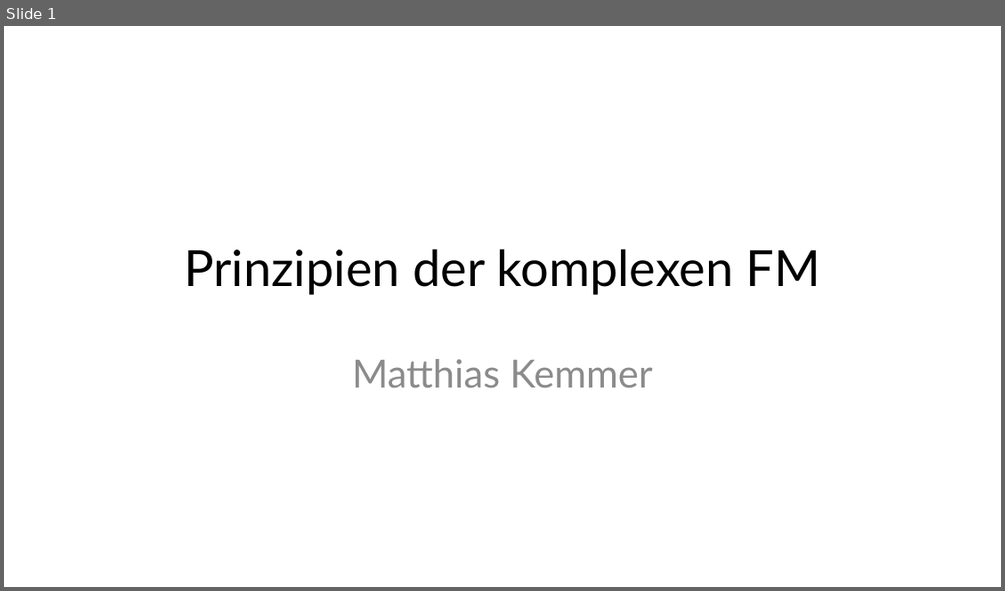
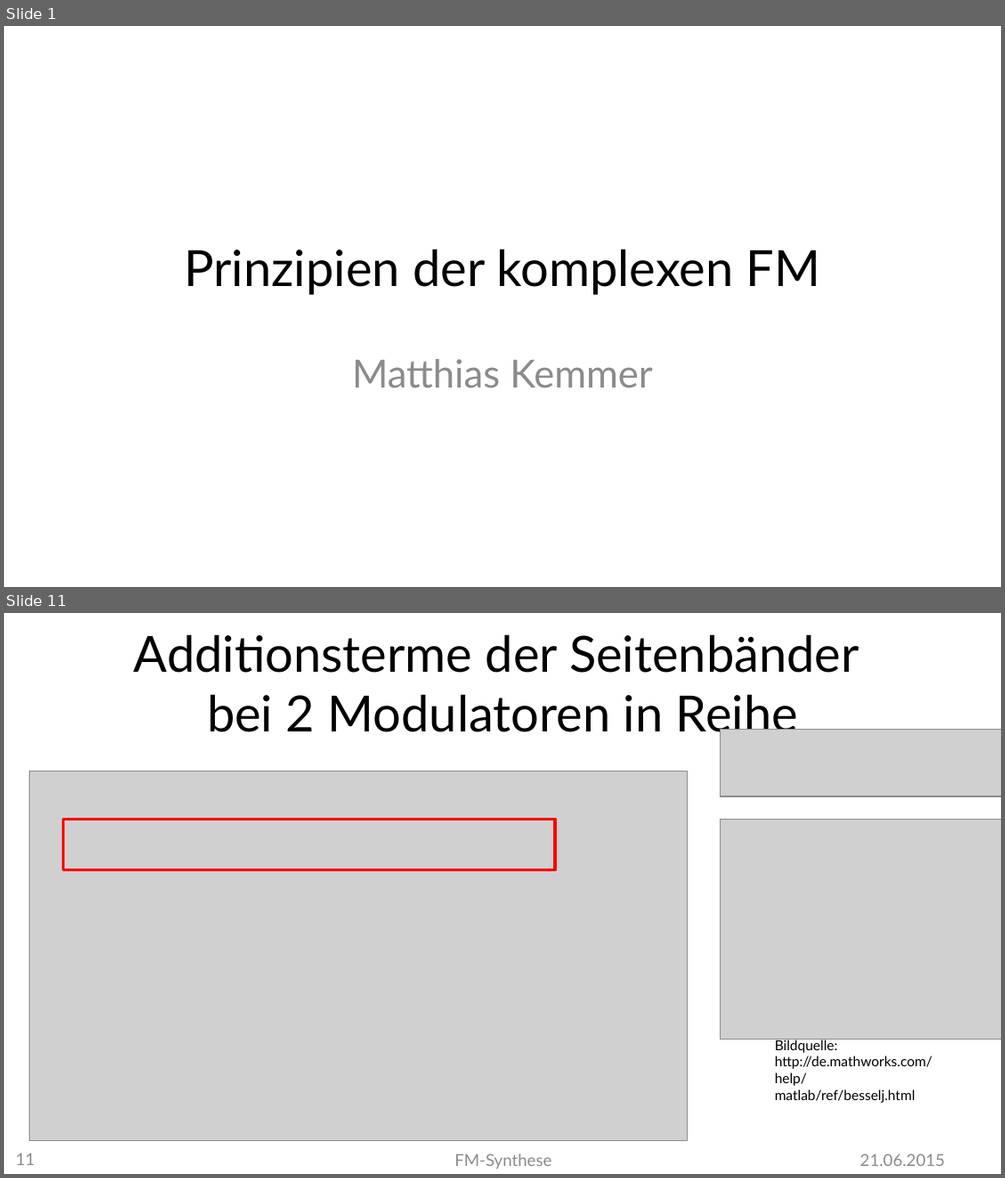
Before and after one commit to MBulli/VSeminar, a slide deck: Praesentation/FMSynthese-Matze.pptx. Shown one above the other, each under a label of ours: slide 1 before the commit, slides 1 and 11 after it; the slides between them are not shown. The pictures are 1005x591 and 1005x1178 pixels, drawn with LibreOffice and Linux fonts; fonts in the diff are those of the drawing; grey boxes stand for pictures; background and template pictures are left out. Boxes give left, top, right and bottom in pixels: in the first picture for what was removed or moved away, otherwise in the second. Text is boxed around its words. In the diff, an @@ line names an element or a change of style, - is before the commit and + after.

```diff
--- a/Praesentation/FMSynthese-Matze.pptx
+++ b/Praesentation/FMSynthese-Matze.pptx
@@ slide 11 added at [4, 613, 1001, 1174], background #FFFFFF @@
@@ title added at [134, 634, 859, 740], 36 pt, text #000000 @@
+Additionsterme der Seitenbänder
+bei 2 Modulatoren in Reihe
@@ picture added at [720, 729, 1001, 796] @@
@@ picture added at [30, 771, 688, 1140] @@
@@ rectangle added at [63, 819, 555, 869], outline #FF0000 2 pt @@
@@ picture added at [720, 819, 1001, 1038] @@
@@ text added at [775, 1038, 932, 1103], 10 pt, text #000000 @@
+Bildquelle:
+http://de.mathworks.com/help/
+matlab/ref/besselj.html
@@ page number added at [16, 1152, 35, 1165], 12 pt, text #8C8C8C @@
+11
@@ text added at [454, 1153, 551, 1168], 12 pt, text #8C8C8C @@
+FM-Synthese
@@ text added at [860, 1153, 945, 1166], 12 pt, text #8C8C8C @@
+21.06.2015
```
Also in this commit, not shown: 11 slides changed, 2 other slides added, 1 other file.
